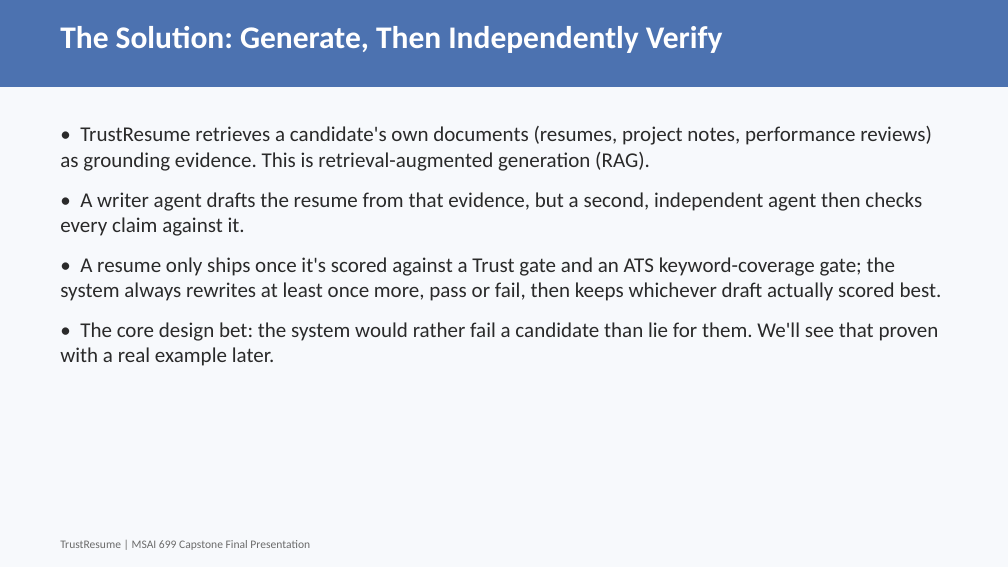
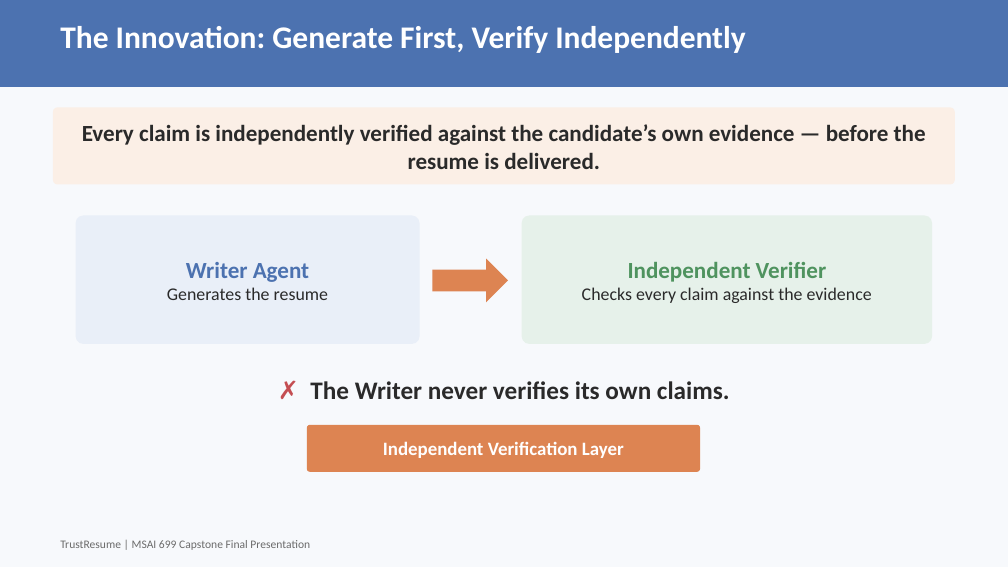
Before and after one commit to pxu/trustresume_langchain, a slide deck: slide 3 of docs/weekly-submissions/Week7_Final_Presentation.pptx. Drawn at 1008x567 pixels with LibreOffice and Linux fonts; fonts in the diff are those of the drawing. Boxes give left, top, right and bottom in pixels: in the first picture for what was removed or moved away, otherwise in the second. Text is boxed around its words. In the diff, an @@ line names an element or a change of style, - is before the commit and + after.

```diff
--- a/docs/weekly-submissions/Week7_Final_Presentation.pptx
+++ b/docs/weekly-submissions/Week7_Final_Presentation.pptx
@@ text at (60,26,745,53): text changed @@
-The Solution: Generate, Then Independently Verify
+The Innovation: Generate First, Verify Independently
@@ rounded rectangle added at (53,107,955,185), fill #FBEFE6 @@
@@ text removed at (60,126,942,366) @@
-• TrustResume retrieves a candidate's own documents (resumes, project notes, performance reviews) as grounding evidence. This is retrieval-augmented generation (RAG).
-• A writer agent drafts the resume from that evidence, but a second, independent agent then checks every claim against it.
-• A resume only ships once it's scored against a Trust gate and an ATS keyword-coverage gate; the system always rewrites at least once more, pass or fail, then keeps whichever draft actually scored best.
-• The core design bet: the system would rather fail a candidate than lie for them. We'll see that proven with a real example later.
@@ text added at (82,124,926,169), 22 pt, text #2A2A2A, bold @@
+Every claim is independently verified against the candidate’s own evidence — before the resume is delivered.
@@ rounded rectangle added at (76,216,420,344), fill #E9EFF8 @@
@@ rounded rectangle added at (522,216,932,344), fill #E6F1EA @@
@@ text added at (167,262,328,300), 17 pt, text #2A2A2A @@
+Writer Agent
+Generates the resume
@@ right arrow added at (433,259,508,302), fill #DD8452 @@
@@ text added at (582,262,872,303), 17 pt, text #2A2A2A @@
+Independent Verifier
+Checks every claim against the evidence
@@ text added at (310,381,730,399), 24 pt, text #2A2A2A, bold @@
+✗ The Writer never verifies its own claims.
@@ rounded rectangle added at (307,425,700,472), fill #DD8452 @@
@@ text added at (383,441,624,458), 18 pt, text #FFFFFF, bold @@
+Independent Verification Layer
```
Also in this commit, not shown: 8 other slides changed, 3 slides removed, 1 other file.
